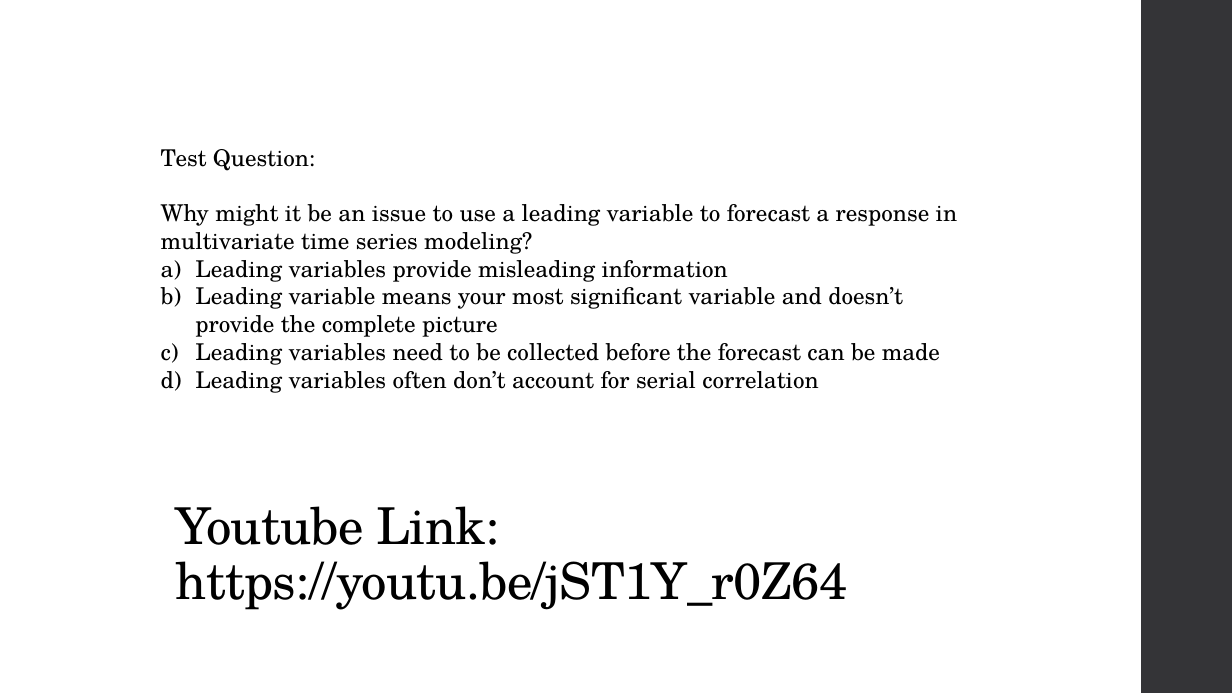
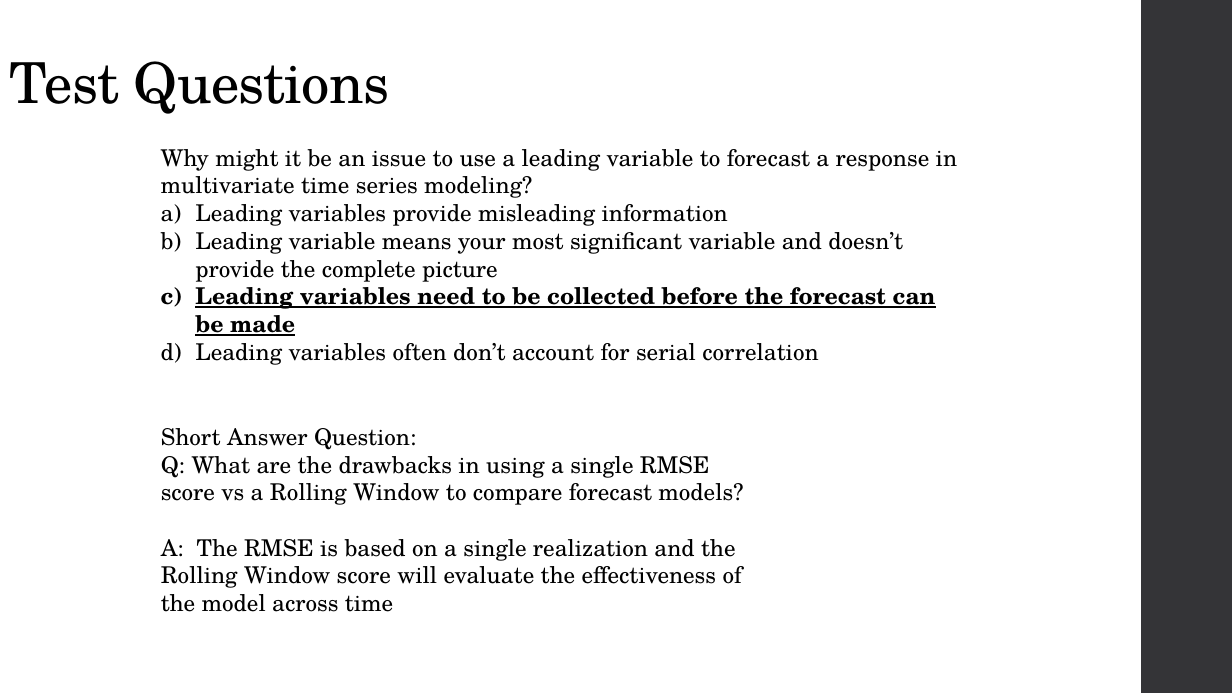
Before and after one commit to C-Stewart-GH/Forecasting_Texas_Covid_Case_Count, a slide deck: slide 27 of PPT_Files/Cameron_PartB_Slides.pptx (slide 25 before the commit). Drawn at 1232x693 pixels with LibreOffice and Linux fonts; fonts in the diff are those of the drawing. Boxes give left, top, right and bottom in pixels: in the first picture for what was removed or moved away, otherwise in the second. Text is boxed around its words. In the diff, an @@ line names an element or a change of style, - is before the commit and + after.

```diff
--- a/PPT_Files/Cameron_PartB_Slides.pptx
+++ b/PPT_Files/Cameron_PartB_Slides.pptx
@@ title added at box(9, 61, 390, 114), 44 pt, text #000000 @@
+Test Questions
@@ text at box(161, 149, 315, 171): paragraph removed @@
-Test Question:
@@ text at box(195, 281, 936, 336): bold on, underline on in "Leading variables need to be collected before ..." @@
@@ text added at box(161, 428, 743, 612), 18 pt, text #000000 @@
+Short Answer Question:
+Q: What are the drawbacks in using a single RMSE score vs a Rolling Window to compare forecast models?
+A: The RMSE is based on a single realization and the Rolling Window score will evaluate the effectiveness of the model across time
@@ title removed at box(176, 506, 848, 610) @@
-Youtube Link:
-https://youtu.be/jST1Y_r0Z64
```
Also in this commit, not shown: 4 other slides changed, 7 slides added, 4 slides removed, 5 other files.
